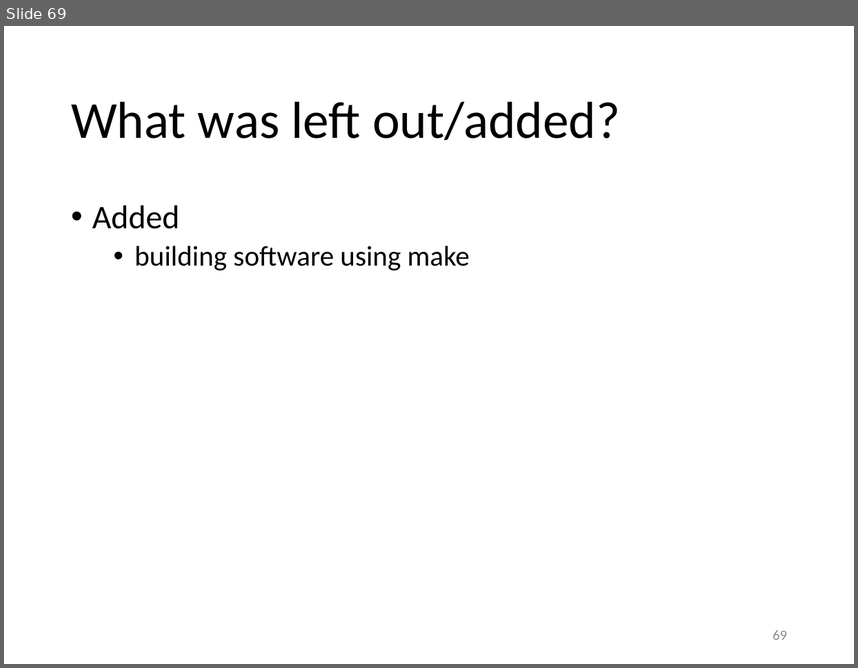
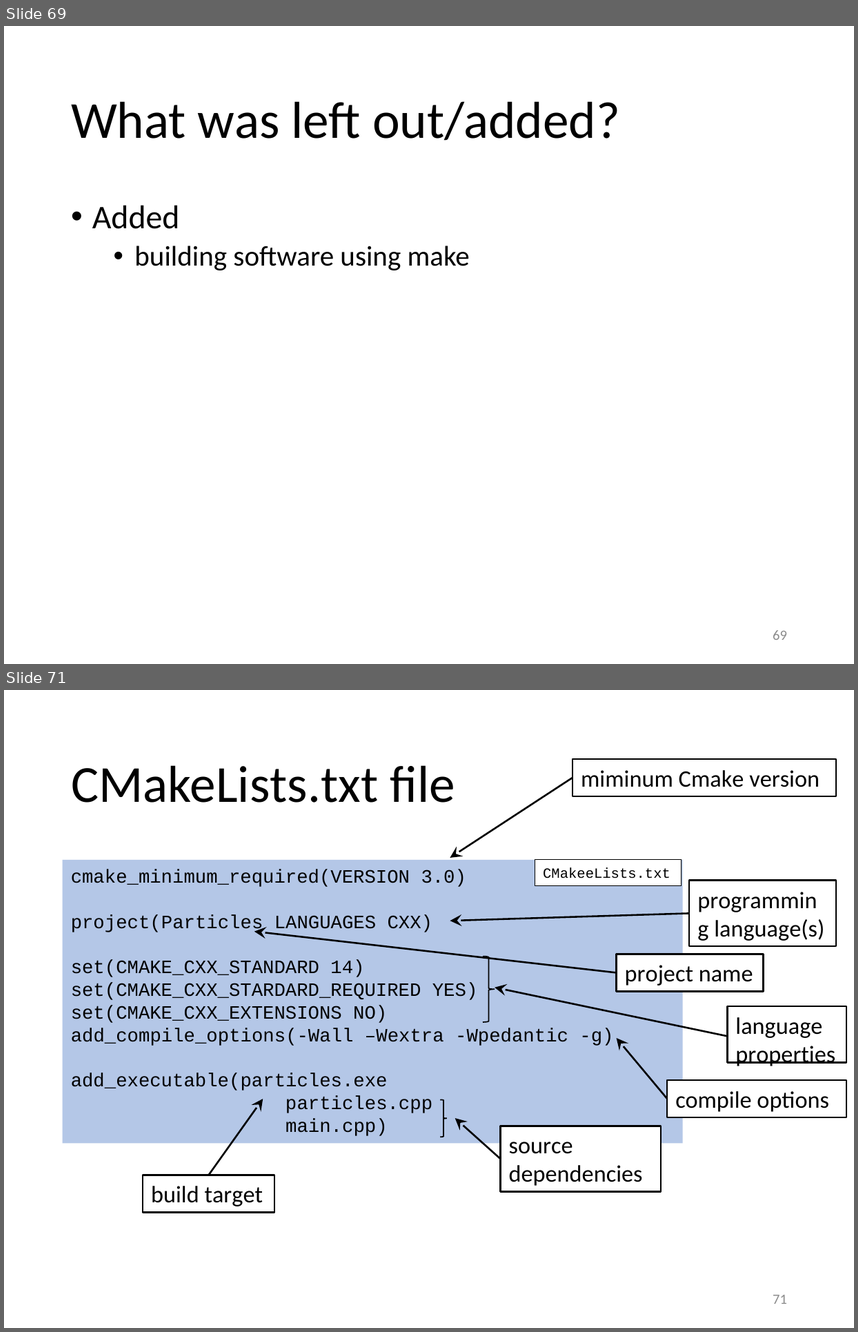
Before and after one commit to gjbex/Scientific-C-plus-plus, a slide deck: scientific_cpp.pptx. Shown one above the other, each under a label of ours: slide 69 before the commit, slides 69 and 71 after it; the slides between them are not shown. The pictures are 858x668 and 858x1332 pixels, drawn with LibreOffice and Linux fonts; fonts in the diff are those of the drawing. Boxes give left, top, right and bottom in pixels: in the first picture for what was removed or moved away, otherwise in the second. Text is boxed around its words. In the diff, an @@ line names an element or a change of style, - is before the commit and + after.

Commit message:
Add slides on CMake

```diff
--- a/scientific_cpp.pptx
+++ b/scientific_cpp.pptx
@@ slide 71 added at [4,690,854,1328], background #FFFFFF @@
@@ title added at [71,765,455,802], 44 pt, text #000000 @@
+CMakeLists.txt file
@@ rectangle added at [573,759,836,796], fill #FFFFFF, outline #000000 1.5 pt, 20 pt, text #000000 @@
+miminum Cmake version
@@ arrow added from (573, 778) to (450, 858), #000000 1.5 pt @@
@@ rectangle added at [63,860,683,1143], fill #B4C7E7, 16 pt, text #000000 @@
+cmake_minimum_required(VERSION 3.0)
+project(Particles LANGUAGES CXX)
+set(CMAKE_CXX_STANDARD 14)
+set(CMAKE_CXX_STARDARD_REQUIRED YES)
+set(CMAKE_CXX_EXTENSIONS NO)
+add_compile_options(-Wall –Wextra -Wpedantic -g)
+add_executable(particles.exe
+particles.cpp
+main.cpp)
@@ rectangle added at [535,860,682,885], fill #FFFFFF, outline #000000 0.75 pt, 12 pt, text #000000 @@
+CMakeeLists.txt
@@ rectangle added at [689,880,836,946], fill #FFFFFF, outline #000000 1.5 pt, 20 pt, text #000000 @@
+programming language(s)
@@ arrow added from (689, 914) to (450, 920), #000000 1.5 pt @@
@@ arrow added from (616, 972) to (254, 931), #000000 1.5 pt @@
@@ right brace added at [483,956,495,1021], outline #000000 1 pt @@
@@ rectangle added at [616,954,763,991], fill #FFFFFF, outline #000000 1.5 pt, 20 pt, text #000000 @@
+project name
@@ arrow added from (727, 1036) to (495, 987), #000000 1.5 pt @@
@@ rectangle added at [727,1006,846,1063], fill #FFFFFF, outline #000000 1.5 pt, 20 pt, text #000000 @@
+language properties
@@ arrow added from (667, 1099) to (616, 1038), #000000 1.5 pt @@
@@ rectangle added at [667,1080,846,1118], fill #FFFFFF, outline #000000 1.5 pt, 20 pt, text #000000 @@
+compile options
@@ arrow added from (209, 1174) to (263, 1099), #000000 1.5 pt @@
@@ right brace added at [440,1100,447,1137], outline #000000 1 pt @@
@@ arrow added from (500, 1159) to (455, 1118), #000000 1.5 pt @@
@@ rectangle added at [500,1125,661,1191], fill #FFFFFF, outline #000000 1.5 pt, 20 pt, text #000000 @@
+source dependencies
@@ rectangle added at [143,1174,274,1212], fill #FFFFFF, outline #000000 1.5 pt, 20 pt, text #000000 @@
+build target
@@ page number added at [773,1294,787,1303], 12 pt, text #8C8C8C @@
+71
```
Also in this commit, not shown: 3 other slides added.
